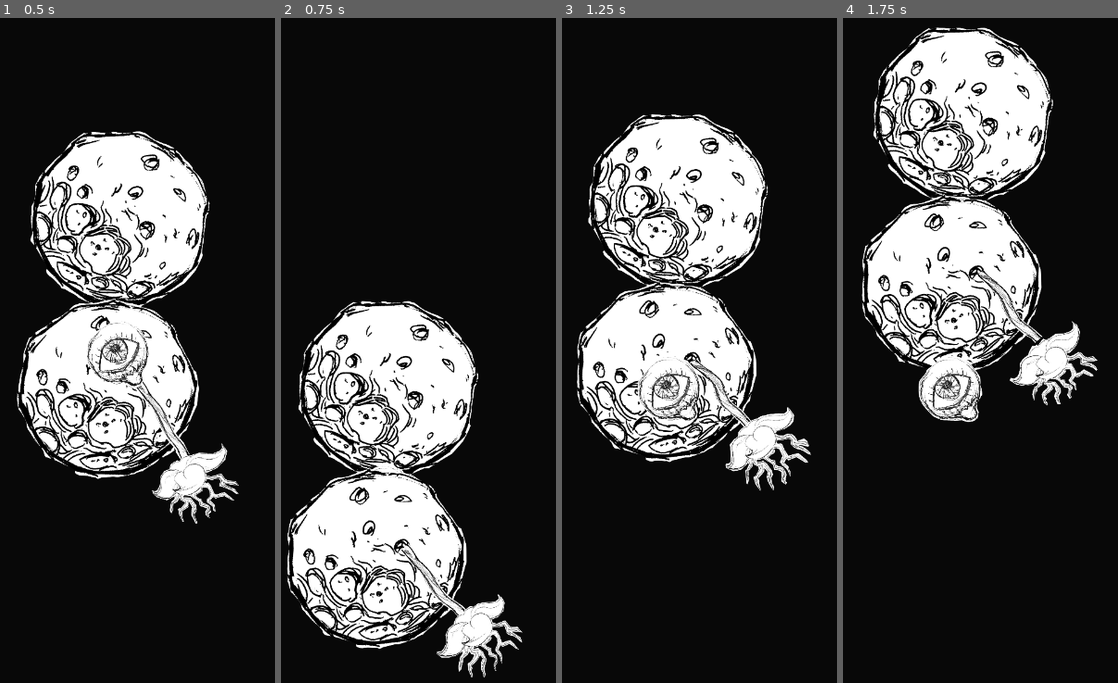
Above: before the commit, frames 1-4 (left to right).
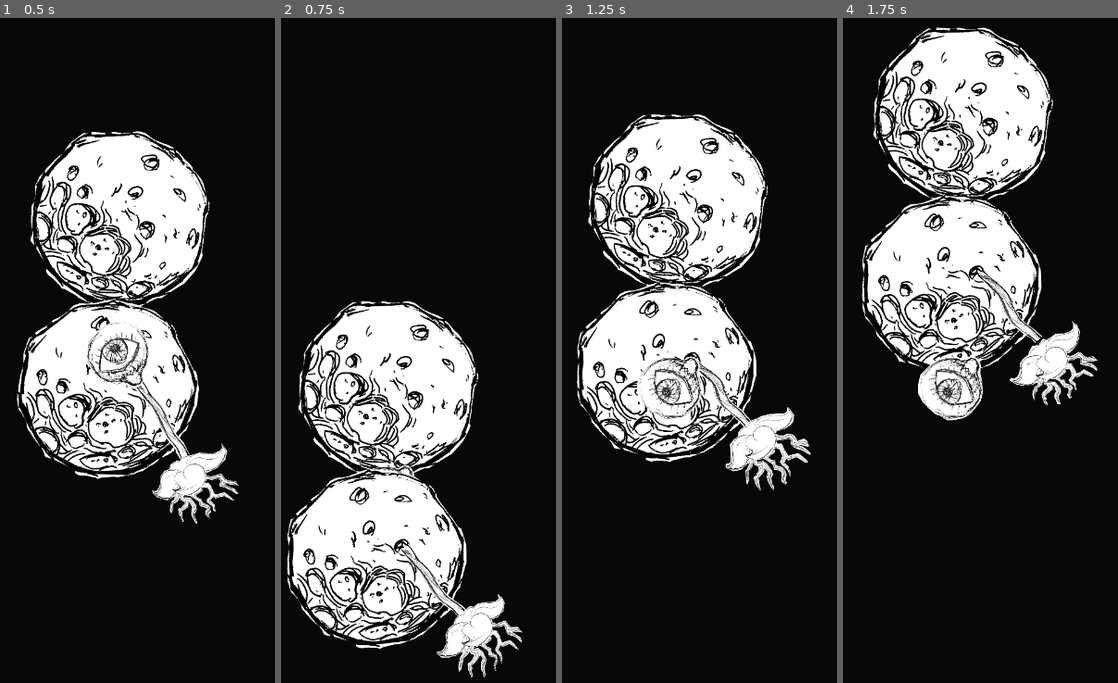
Above: after the commit, the same moments.

Repository: patryelt/RootOfEvil
Game: Godot game, scene res://scenes/Game.tscn
Same seed, same stepped clock (60 frames per second), same inputs: the game is played once before the commit and once after it.
Inputs:
- Up to frame 1 (0.5 s): no input
- Up to frame 2 (0.75 s): tap Space (jump) at 0.6 s
- Up to frame 3 (1.25 s): tap Space (jump) at 0.77, 1.07 s
- Up to frame 4 (1.75 s): tap Space (jump) at 1.35, 1.52 s

Frame 1 is identical in both runs. In frame 2, 0.1% of the frame differs, in the area x 31-49%, y 67-69%; in frame 3, 1.2%; in frame 4, 1.3%, in the area x 27-51%, y 50-61%.

Commit message:
Rotate toward planet on landing

Diff:
--- a/scenes/Planet.gd
+++ b/scenes/Planet.gd
@@ -1,6 +1,6 @@
 extends Node2D
 
-export(float, 0.00, 1.00, 0.01) var rotation_speed = 1
+export(float, 0.00, 1.00, 0.01) var rotation_speed = 1.0
 enum Direction {CLOCKWISE = 1, COUNTERCLOCKWISE = -1}
 export(Direction) var direction
 export(int, 7) var planet_sprite
@@ -26,7 +26,6 @@
 		if corruption <= 0:
 			corruption = 1
 
-			player.planet = self
 			var newpos = player.global_position
 			get_parent().remove_child(player)
 			add_child(player)
@@ -35,8 +34,8 @@
 
 			# new_parent.add_child(self)
 			#set speed to 0?
-			player._jump_speed = 0
 			player.global_position = newpos
+			player.land(self)
 			print ("Planet corruption is ", corruption)
 
 
--- a/scenes/Player/Player.gd
+++ b/scenes/Player/Player.gd
@@ -1,6 +1,6 @@
 extends Node2D
 
-var planet : Node2D
+var _planet : Node2D
 var _camera : Camera2D
 var _jump_direction = Vector2.ZERO
 var _jump_speed = 0
@@ -8,28 +8,28 @@
 
 
 func _ready():
-	planet = get_parent()
+	_planet = get_parent()
 
 func _get_jump_direction():
-	var up_direction = (global_position - planet.global_position).normalized()
+	var up_direction = (global_position - _planet.global_position).normalized()
 	return up_direction
 
 func _jump():
 	_jump_direction = _get_jump_direction()
-	_jump_speed = 300 + planet.rotation_speed * 1000
+	_jump_speed = 300 + _planet.rotation_speed * 1000
 
 	# Leave body behind
 	var old_body = player_anim.duplicate()
 	player_anim.jump()
 	old_body.leave()
-	planet.add_child(old_body)
+	_planet.add_child(old_body)
 	old_body.position = position
 
 	# Move camera from following the planet to following the player
-	_attach_camera(planet.detach_camera())
+	_attach_camera(_planet.detach_camera())
 
-	planet.leave_planet()
-	planet = null
+	_planet.leave_planet()
+	_planet = null
 	var player_global_position = global_position
 	var player_global_rotation = global_rotation
 	var game_node = get_parent().get_parent()
@@ -40,15 +40,16 @@
 	global_rotation = player_global_rotation
 
 
-
-
-
-
+func land(planet):
+	_planet = planet
+	_jump_speed = 0
+	look_at(position)
+	pass
 
 func _process(delta):
-	if planet == null:
+	if _planet == null:
 		position += _jump_direction * delta * _jump_speed
-	if Input.is_action_just_pressed("jump") and planet:
+	if Input.is_action_just_pressed("jump") and _planet:
 		_jump()
 
 func _attach_camera(camera):
